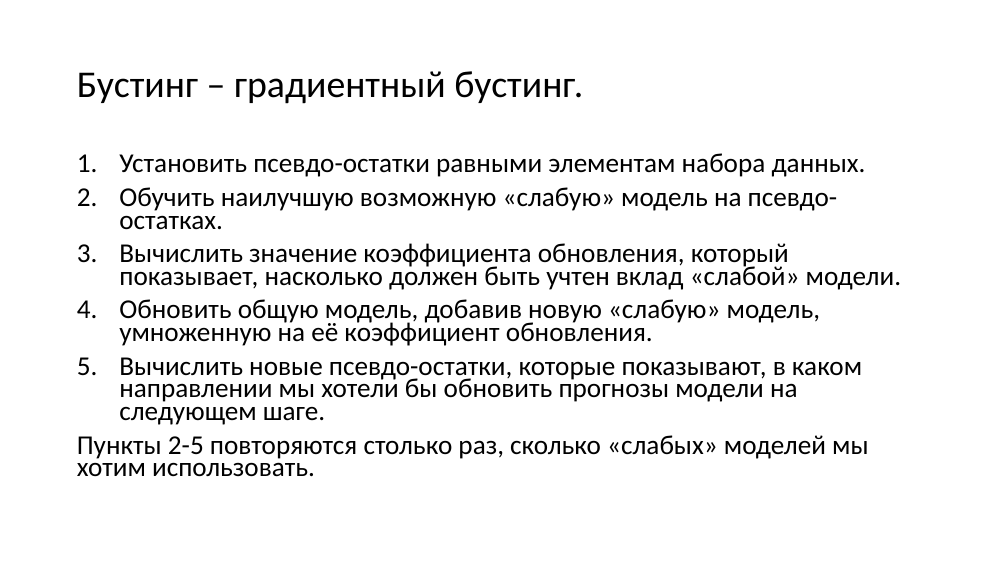
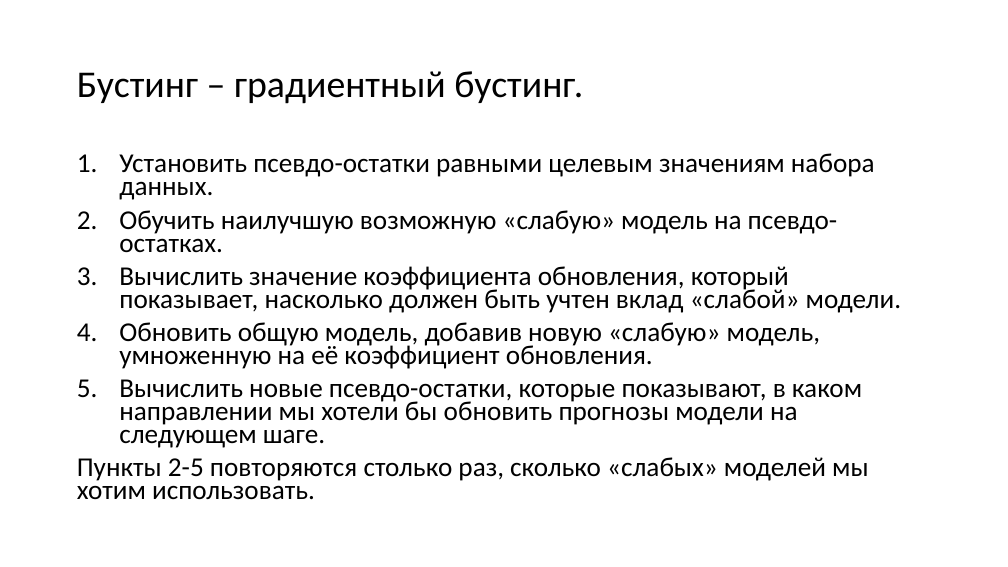
Before and after one commit to mosalov/AI_main_lectures, a slide deck: slide 41 of Лекция 9 10_03_2021.pptx. Drawn at 1008x567 pixels with LibreOffice and Linux fonts; fonts in the diff are those of the drawing. Boxes give left, top, right and bottom in pixels: in the first picture for what was removed or moved away, otherwise in the second. Text is boxed around its words. In the diff, an @@ line names an element or a change of style, - is before the commit and + after.

```diff
--- a/Лекция 9 10_03_2021.pptx
+++ b/Лекция 9 10_03_2021.pptx
@@ text at [119,153,875,200]: text changed @@
-1. Установить псевдо-остатки равными элементам набора данных.
+1. Установить псевдо-остатки равными целевым значениям набора данных.
```
